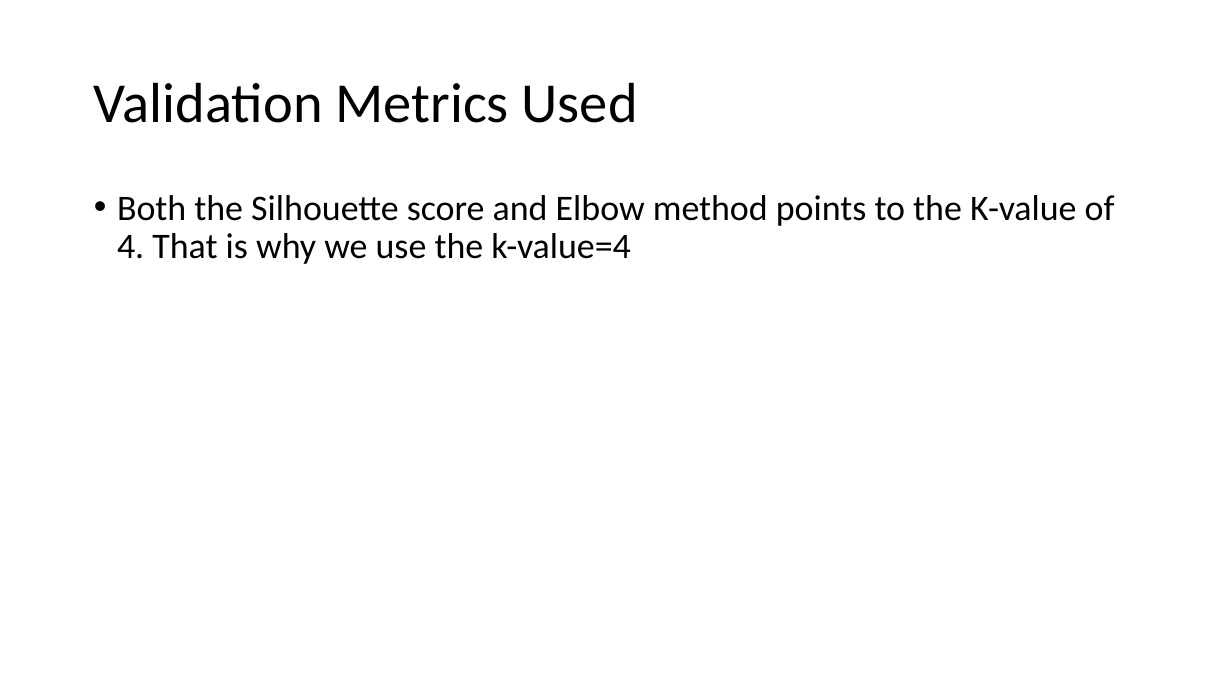
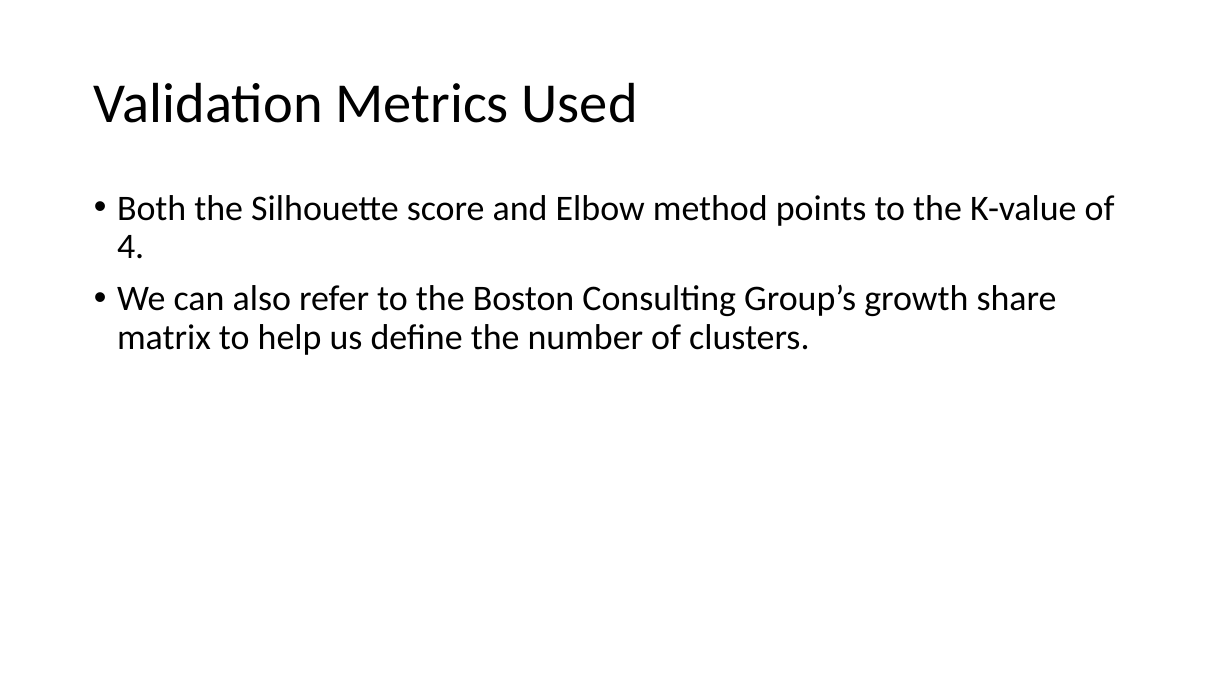
Before and after one commit to nicholasnehemia95/Olist-Ecommerce-Customer-Segmentation, a slide deck: slide 16 of Customer Segmentation of Olist Ecommerce Customers in Sao.pptx (slide 12 before the commit). Drawn at 1232x693 pixels with LibreOffice and Linux fonts; fonts in the diff are those of the drawing. Boxes give left, top, right and bottom in pixels: in the first picture for what was removed or moved away, otherwise in the second. Text is boxed around its words. In the diff, an @@ line names an element or a change of style, - is before the commit and + after.

```diff
--- a/Customer Segmentation of Olist Ecommerce Customers in Sao.pptx
+++ b/Customer Segmentation of Olist Ecommerce Customers in Sao.pptx
@@ text at (x1=117, y1=195, x2=1115, y2=355): text changed @@
-• Both the Silhouette score and Elbow method points to the K-value of 4. That is why we use the k-value=4
+• Both the Silhouette score and Elbow method points to the K-value of 4.
+• We can also refer to the Boston Consulting Group’s growth share matrix to help us define the number of clusters.
```
Also in this commit, not shown: 6 other slides changed, 5 slides added, 3 other files.
